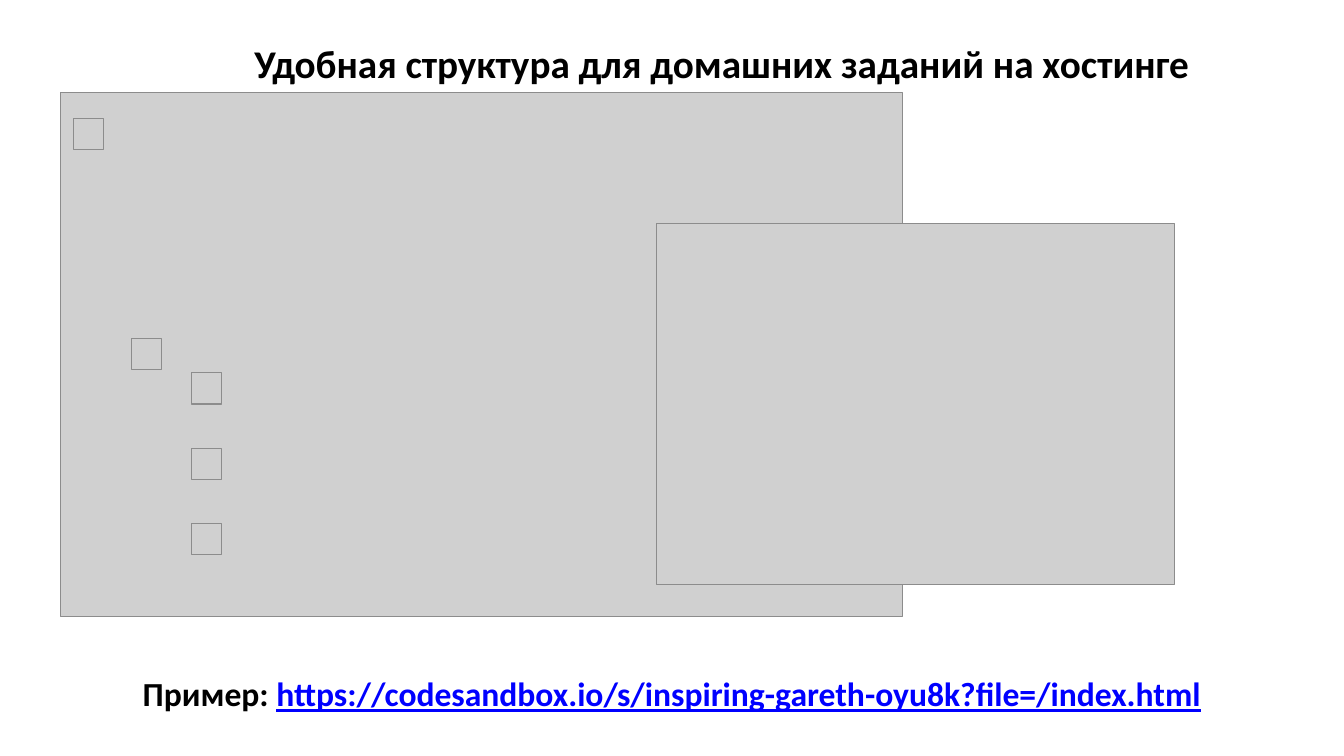
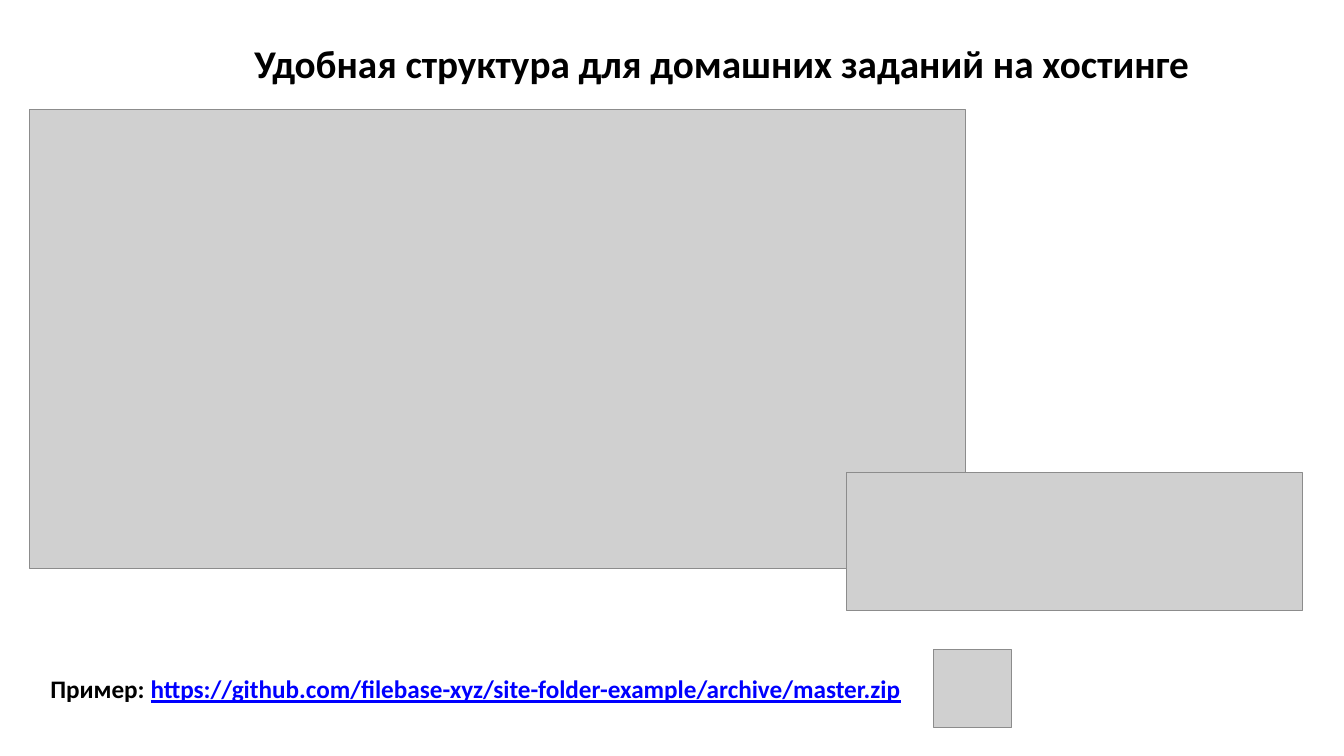
Before and after one commit to web36-ortdnipro/lesson02, a slide deck: slide 6 of lesson02.pptx. Drawn at 1344x756 pixels with LibreOffice and Linux fonts; fonts in the diff are those of the drawing; grey boxes stand for pictures; background and template pictures are left out. Boxes give left, top, right and bottom in pixels: in the first picture for what was removed or moved away, otherwise in the second. Text is boxed around its words. In the diff, an @@ line names an element or a change of style, - is before the commit and + after.

```diff
--- a/lesson02.pptx
+++ b/lesson02.pptx
@@ picture: place and size @@
-picture at bbox=[60, 93, 902, 617]
+picture at bbox=[29, 110, 966, 569]
@@ picture removed at bbox=[656, 224, 1175, 584] @@
@@ picture added at bbox=[847, 473, 1303, 611] @@
@@ group removed at bbox=[74, 119, 222, 555]: 5 pictures @@
@@ picture added at bbox=[935, 650, 1012, 728] @@
@@ text at bbox=[50, 680, 901, 703]: text changed; size 24 to 18 pt @@
-Пример: https://codesandbox.io/s/inspiring-gareth-oyu8k?file=/index.html
+Пример: https://github.com/filebase-xyz/site-folder-example/archive/master.zip
```
Also in this commit, not shown: 1 other file.
